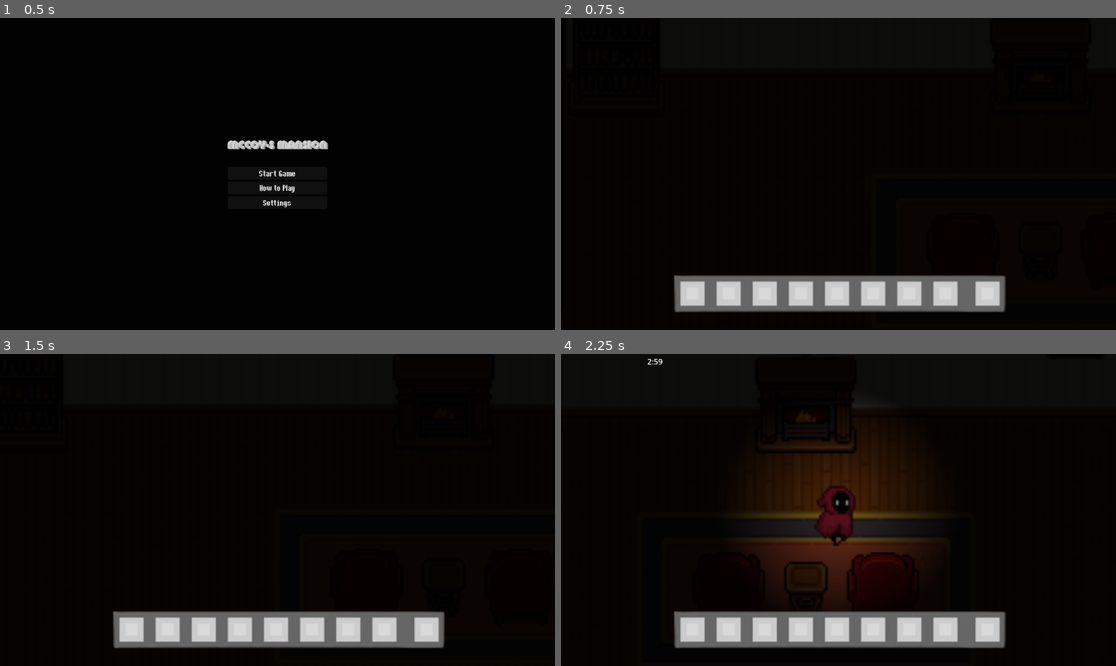
Above: before the commit, frames 1-4 (two rows, left to right).
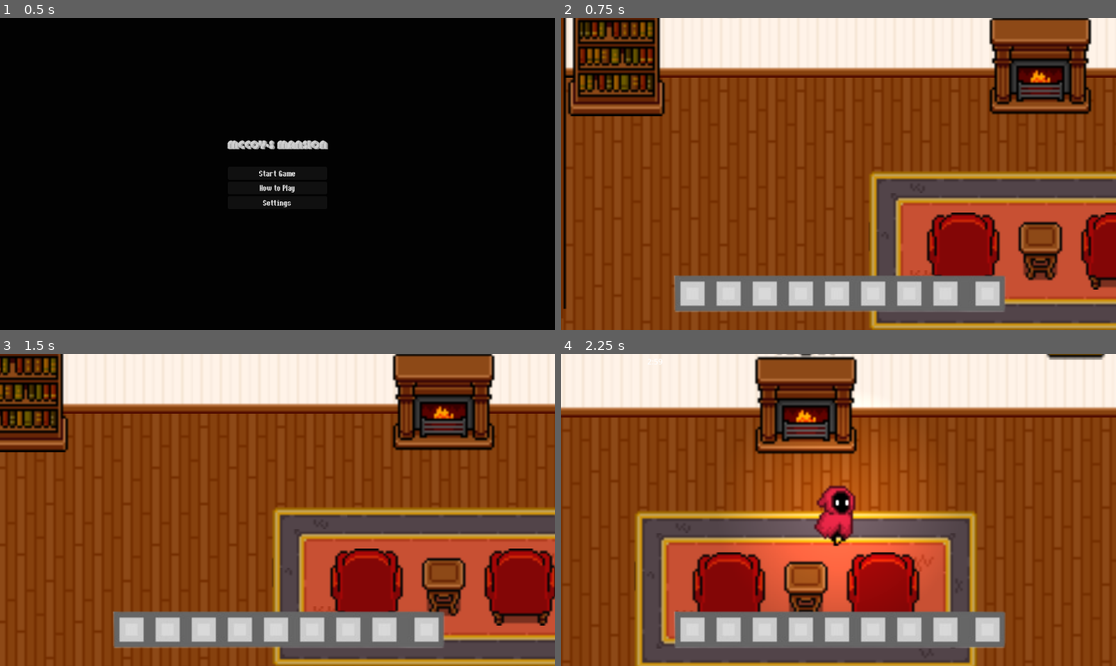
Above: after the commit, the same moments.

Repository: ChiefGuap/McCoy-s-Mansion
Game: Godot game, scene res://main_menu.tscn
Two runs of this game, one before a commit and one after it. Both use one fixed random seed, a clock stepped at 60 frames per second and the inputs below.
Inputs:
- Up to frame 1 (0.5 s): no input
- Up to frame 2 (0.75 s): click "Start Game" at 0.5 s
- Up to frame 3 (1.5 s): tap Enter at 1.25 s; hold Right (move_right) from 1.28 s (still down)
- Up to frame 4 (2.25 s): release Right (move_right) at 2.03 s; hold Down (move_down) from 2.03 s (still down)

Frame 1 is identical in both runs. In frame 2, 91% of the frame differs, in the area x 0-100%, y 0-100%; in frame 3, 92%; in frame 4, 93%.

Commit message:
Turned lvl 1 painting into node

Diff:
--- a/scenes/level_1.tscn
+++ b/scenes/level_1.tscn
@@ -1,7 +1,8 @@
-[gd_scene load_steps=7 format=4 uid="uid://dmq6nvcat2li"]
+[gd_scene load_steps=8 format=4 uid="uid://dmq6nvcat2li"]
 
 [ext_resource type="Texture2D" uid="uid://mmijjq8pb6ma" path="res://assets/FancyMansion_Furniture/fancy_mansion_furnitureset_withshadow.png" id="1_wwpf4"]
 [ext_resource type="Texture2D" uid="uid://soh8g5h3wq8g" path="res://assets/FancyMansion_Furniture/fancy_mansion_room_door_tiles.png" id="2_m7ahb"]
+[ext_resource type="PackedScene" uid="uid://dhdit42n4mvrh" path="res://scenes/level_1_painting.tscn" id="3_rus8k"]
 
 [sub_resource type="TileSetAtlasSource" id="TileSetAtlasSource_feb5d"]
 texture = ExtResource("1_wwpf4")
@@ -385,7 +386,7 @@
 
 [node name="FurnitureLayer1" type="TileMapLayer" parent="."]
 z_index = 1
-tile_map_data = PackedByteArray("AAABAAIAAQAAAA8AAAAEAAEAAQAMAAQAAAAGAAEAAQAOAAQAAAAMAAEAAQAMAAQAAAATAAEAAQAQAAQAAAAVAAEAAQASAAQAAAAYAAIAAQAAAA8AAAAYAAgAAQAYAAIAAAAIAAgAAQA …(763 unchanged characters)…
+tile_map_data = PackedByteArray("AAABAAIAAQAAAA8AAAAEAAEAAQAMAAQAAAAGAAEAAQAOAAQAAAAMAAEAAQAMAAQAAAATAAEAAQAQAAQAAAAYAAIAAQAAAA8AAAAYAAgAAQAYAAIAAAAIAAgAAQA …(763 unchanged characters)…
 tile_set = SubResource("TileSet_fc0e3")
 
 [node name="FurnitureLayer2" type="TileMapLayer" parent="."]
@@ -403,4 +404,8 @@
 tile_set = SubResource("TileSet_feb5d")
 
 [node name="CanvasModulate" type="CanvasModulate" parent="."]
+visible = false
 color = Color(0.049776644, 0.049776644, 0.049776636, 1)
+
+[node name="Painting" parent="." instance=ExtResource("3_rus8k")]
+position = Vector2(344, 24)
--- /dev/null
+++ b/scenes/level_1_painting.tscn
@@ -0,0 +1,10 @@
+[gd_scene load_steps=2 format=3 uid="uid://dhdit42n4mvrh"]
+
+[ext_resource type="Texture2D" uid="uid://mmijjq8pb6ma" path="res://assets/FancyMansion_Furniture/fancy_mansion_furnitureset_withshadow.png" id="1_gfwov"]
+
+[node name="Painting" type="Node2D"]
+
+[node name="Sprite2D" type="Sprite2D" parent="."]
+texture = ExtResource("1_gfwov")
+region_enabled = true
+region_rect = Rect2(288, 64, 32, 32)
